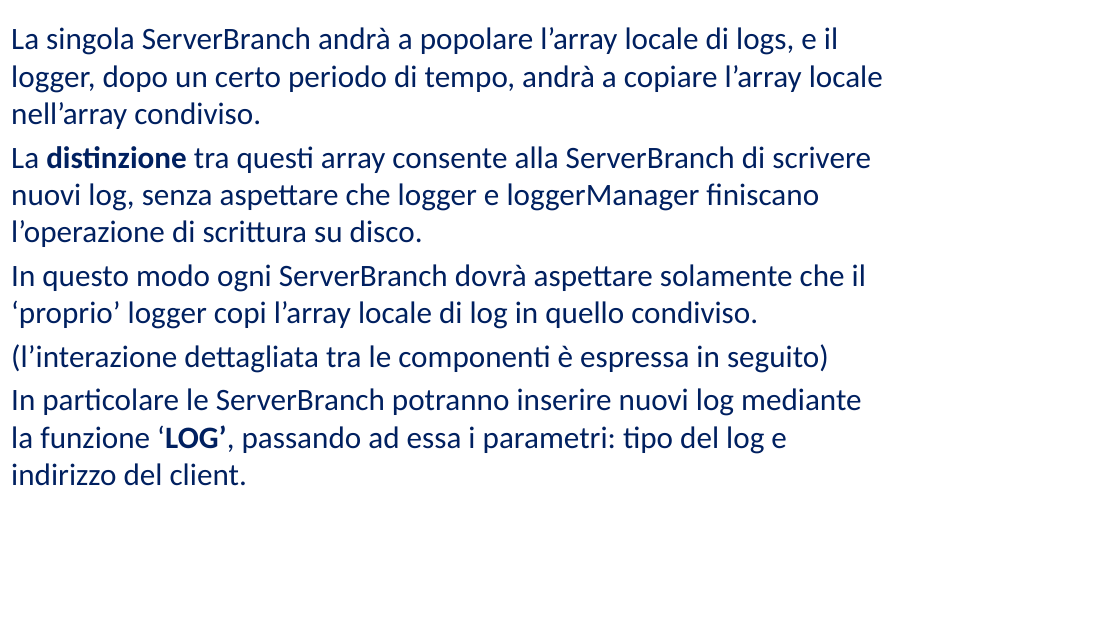
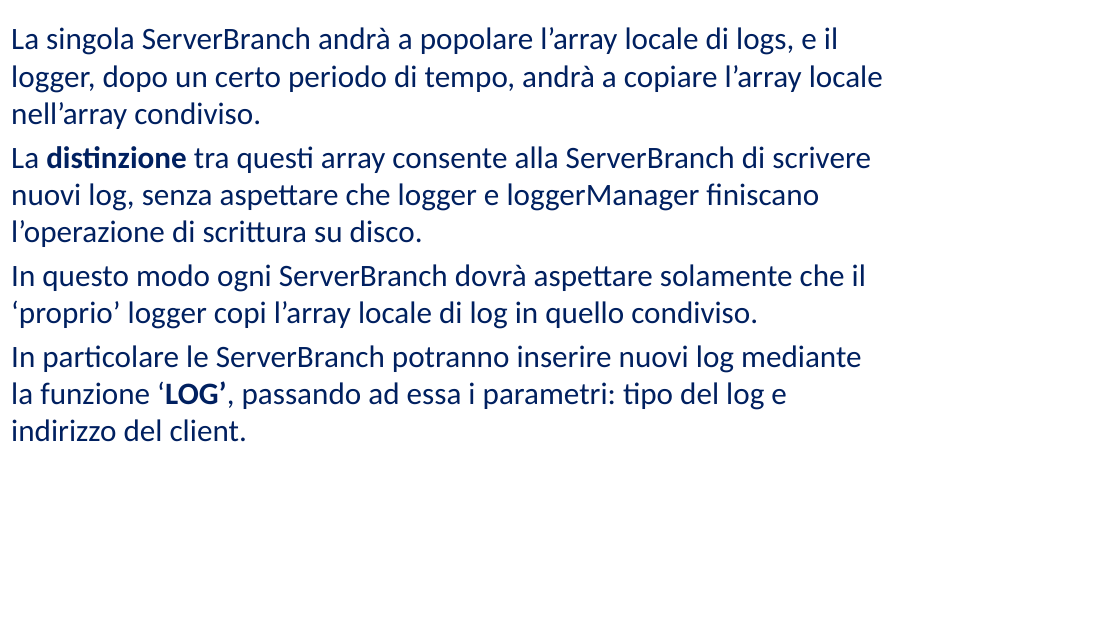
Before and after one commit to UltraLe/ServerWeb, a slide deck: slide 17 of RelazioneIIW.pptx. Drawn at 1120x630 pixels with LibreOffice and Linux fonts; fonts in the diff are those of the drawing; background and template pictures are left out. Boxes give left, top, right and bottom in pixels: in the first picture for what was removed or moved away, otherwise in the second. Text is boxed around its words. In the diff, an @@ line names an element or a change of style, - is before the commit and + after.

```diff
--- a/RelazioneIIW.pptx
+++ b/RelazioneIIW.pptx
@@ text at bbox=[11, 344, 829, 373]: paragraph removed @@
-(l’interazione dettagliata tra le componenti è espressa in seguito)
```
Also in this commit, not shown: 12 other slides changed.
